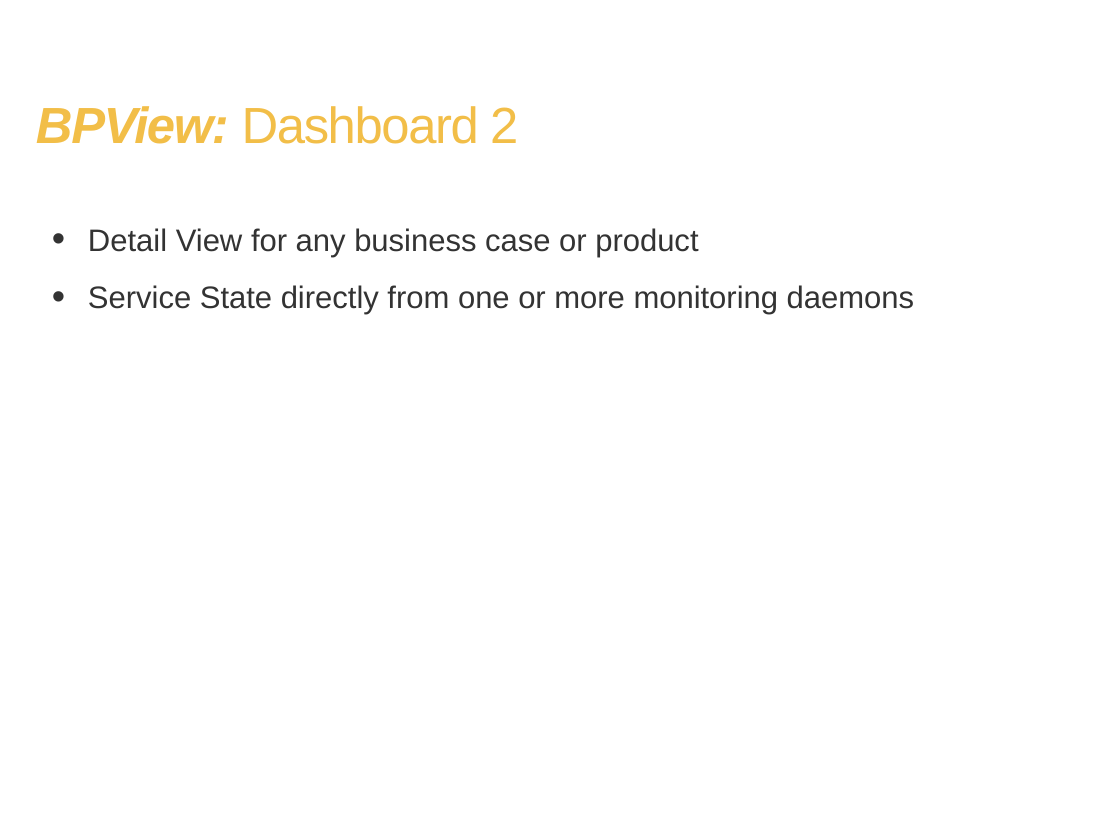
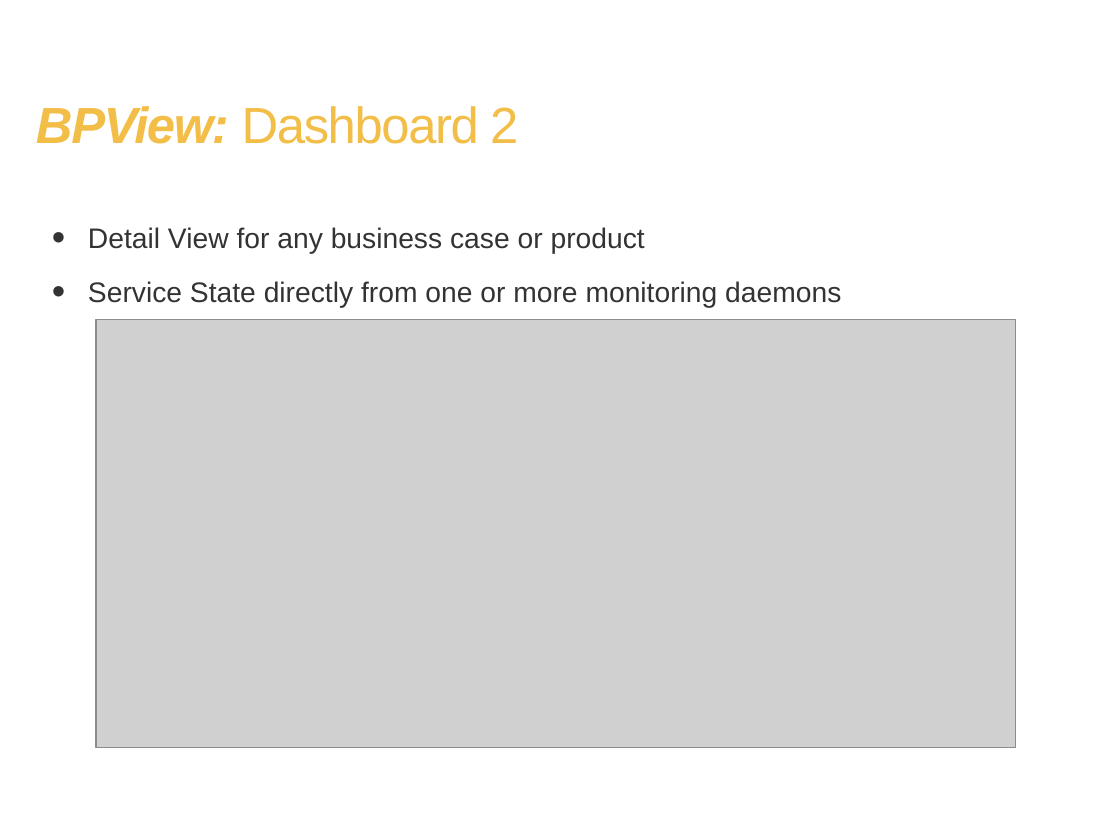
Before and after one commit to BPView/BPView, a slide deck: slide 4 of docs/BPView - The_Project.odp. Drawn at 1120x840 pixels with LibreOffice and Linux fonts; fonts in the diff are those of the drawing; grey boxes stand for pictures; background and template pictures are left out. Boxes give left, top, right and bottom in pixels: in the first picture for what was removed or moved away, otherwise in the second. Text is boxed around its words. In the diff, an @@ line names an element or a change of style, - is before the commit and + after.

```diff
--- a/docs/BPView - The_Project.odp
+++ b/docs/BPView - The_Project.odp
@@ text "Detail View for any business ..." at bbox=[88, 227, 841, 308]: size 22 to 20 pt @@
@@ picture added at bbox=[96, 320, 1015, 748] @@
```
Also in this commit, not shown: 1 other slide changed, 1 other file.
